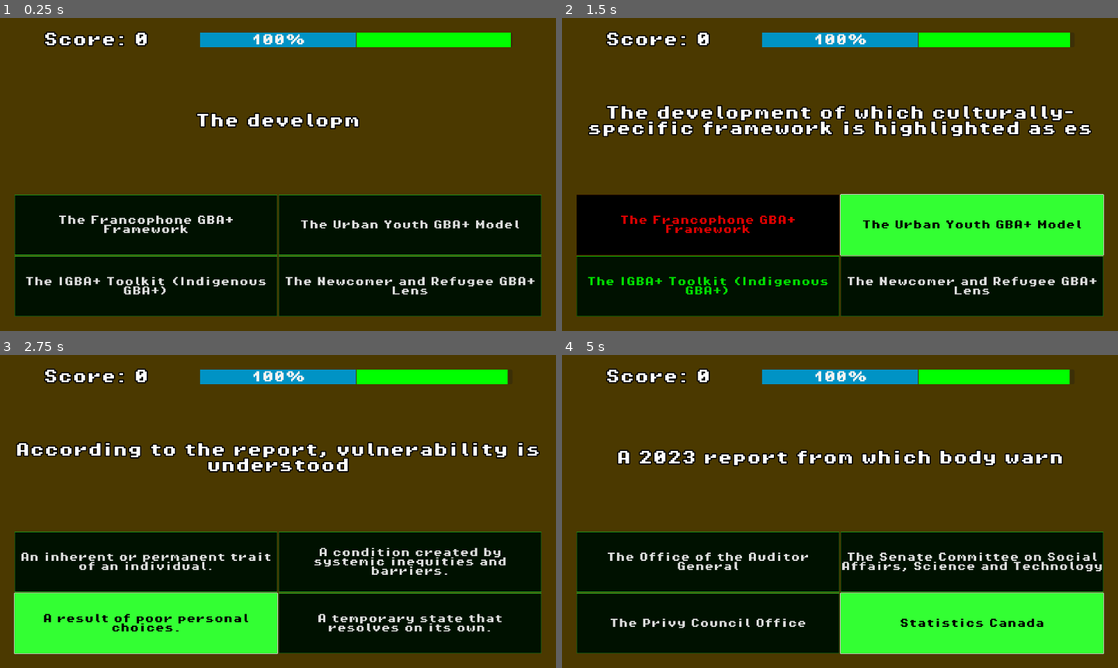
Above: before the commit, frames 1-4 (two rows, left to right).
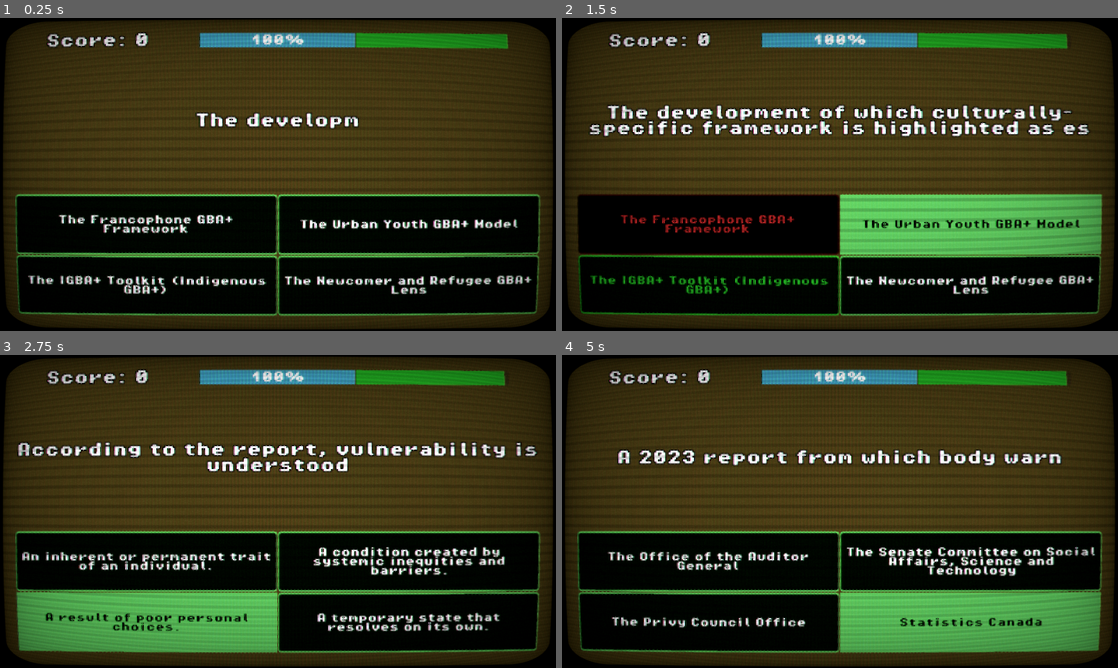
Above: after the commit, the same moments.

Repository: nzach123/multiplechoicequizgame_01a
Game: Godot game, scene res://scenes/quiz_scene.tscn
Two runs of this game, one before a commit and one after it. Both use one fixed random seed, a clock stepped at 60 frames per second and the inputs below.
Inputs:
- Up to frame 1 (0.25 s): no input
- Up to frame 2 (1.5 s): click "The Francophone GBA+ Framework" at 0.5 s; click "The Urban Youth GBA+ Model" at 1.25 s
- Up to frame 3 (2.75 s): click "The IGBA+ Toolkit (Indigenous…" at 2 s
- Up to frame 4 (5 s): click "An inherent or permanent trai…" at 2.75 s; click "A result of poor personal cho…" at 3.5 s; click "A temporary state that resolv…" at 4.25 s

The runs differ from the first frame. In frame 1, 29% of the frame differs, in the area x 0-100%, y 0-100%; in frame 2, 39%; in frame 3, 39%; in frame 4, 39%.

Commit message:
Refactor audio and UI styles in quiz scene
Replaced AudioStreamPlayer2D nodes with AudioStreamPlayer for all SFX in quiz_scene and updated references in GameSession.gd. Added a play_sound helper to support pitch randomization. Improved button and panel styles in title_theme.tres and quiz_scene.tscn, including new gradients and rounded corners for a more polished UI.

Diff:
--- a/resources/themes/title_theme.tres
+++ b/resources/themes/title_theme.tres
@@ -1,27 +1,38 @@
-[gd_resource type="Theme" load_steps=4 format=3 uid="uid://dmi3jf6jonyoq"]
+[gd_resource type="Theme" load_steps=6 format=3 uid="uid://dmi3jf6jonyoq"]
 
 [ext_resource type="FontFile" uid="uid://t86c8t2o1y50" path="res://assets/fonts/PixelOperator8-Bold.ttf" id="1_l4r5r"]
+
+[sub_resource type="StyleBoxEmpty" id="StyleBoxEmpty_l4r5r"]
 
 [sub_resource type="StyleBoxFlat" id="StyleBoxFlat_l4r5r"]
 bg_color = Color(0.2, 1, 0.2, 1)
 
 [sub_resource type="StyleBoxFlat" id="StyleBoxFlat_s5nl2"]
 bg_color = Color(0, 0.0666667, 0, 1)
-border_width_left = 2
-border_width_top = 2
-border_width_right = 2
-border_width_bottom = 2
+border_width_left = 3
+border_width_top = 5
+border_width_right = 3
+border_width_bottom = 5
 border_color = Color(0.2, 1, 0.2, 1)
-border_blend = true
+corner_radius_top_left = 10
+corner_radius_top_right = 10
+corner_radius_bottom_right = 10
+corner_radius_bottom_left = 10
+
+[sub_resource type="StyleBoxFlat" id="StyleBoxFlat_jnodi"]
+bg_color = Color(0.882736, 1, 0.871287, 1)
 
 [resource]
 Button/colors/font_hover_color = Color(0, 0, 0, 1)
 Button/colors/font_outline_color = Color(0, 0, 0, 1)
+Button/colors/font_pressed_color = Color(0, 0.822991, 0, 1)
 Button/constants/outline_size = 0
 Button/font_sizes/font_size = 32
 Button/fonts/font = ExtResource("1_l4r5r")
+Button/styles/focus = SubResource("StyleBoxEmpty_l4r5r")
 Button/styles/hover = SubResource("StyleBoxFlat_l4r5r")
 Button/styles/normal = SubResource("StyleBoxFlat_s5nl2")
+Button/styles/pressed = SubResource("StyleBoxFlat_jnodi")
 Label/colors/font_outline_color = Color(0, 0, 0, 1)
 Label/constants/outline_size = 15
 Label/font_sizes/font_size = 50
--- a/scenes/quiz_scene.tscn
+++ b/scenes/quiz_scene.tscn
@@ -6,7 +6,19 @@
 [ext_resource type="AudioStream" uid="uid://beqilmnse66io" path="res://assets/audio/Loops/Retro Mystic.ogg" id="4_ndxw5"]
 [ext_resource type="AudioStream" uid="uid://cwi8tg0tp5a6h" path="res://assets/audio/ClickSFX/click_003.ogg" id="5_ijcxg"]
 [ext_resource type="AudioStream" uid="uid://caspgfmtl7keh" path="res://assets/audio/ClickSFX/confirmation_002.ogg" id="6_jfjul"]
-[ext_resource type="AudioStream" uid="uid://d16nd2odajx1e" path="res://assets/audio/Beeps/mixkit-retro-game-emergency-alarm-1000.wav" id="7_tkpib"]
+[ext_resource type="AudioStream" uid="uid://c2unp3p60uc4n" path="res://assets/audio/ClickSFX/error_001.ogg" id="7_ijcxg"]
+
+[sub_resource type="Gradient" id="Gradient_ijcxg"]
+offsets = PackedFloat32Array(0.376471, 1)
+colors = PackedColorArray(0.441607, 0.349522, 0.237369, 1, 0.838049, 0.634743, 0.319641, 1)
+
+[sub_resource type="GradientTexture2D" id="GradientTexture2D_jfjul"]
+gradient = SubResource("Gradient_ijcxg")
+fill = 1
+fill_from = Vector2(0.5, 0.5)
+
+[sub_resource type="StyleBoxTexture" id="StyleBoxTexture_tkpib"]
+texture = SubResource("GradientTexture2D_jfjul")
 
 [sub_resource type="StyleBoxFlat" id="StyleBoxFlat_ijcxg"]
 bg_color = Color(5.29438e-06, 0.577399, 0.773026, 1)
@@ -56,6 +68,16 @@
 grow_vertical = 2
 color = Color(0.295589, 0.22334, 7.21961e-08, 1)
 
+[node name="Panel" type="Panel" parent="."]
+visible = false
+layout_mode = 1
+anchors_preset = 15
+anchor_right = 1.0
+anchor_bottom = 1.0
+grow_horizontal = 2
+grow_vertical = 2
+theme_override_styles/panel = SubResource("StyleBoxTexture_tkpib")
+
 [node name="VBoxContainer" type="VBoxContainer" parent="."]
 layout_mode = 1
 anchors_preset = 15
@@ -180,7 +202,6 @@
 text = "Correct!"
 
 [node name="CRTScreen" type="ColorRect" parent="."]
-visible = false
 material = SubResource("ShaderMaterial_ndxw5")
 layout_mode = 1
 anchors_preset = 15
@@ -192,20 +213,14 @@
 
 [node name="AudioManager" type="Node" parent="."]
 
-[node name="SFX_BackgroundMusic" type="AudioStreamPlayer2D" parent="AudioManager"]
-visible = false
+[node name="SFX_BackgroundMusic" type="AudioStreamPlayer" parent="AudioManager"]
 stream = ExtResource("4_ndxw5")
-autoplay = true
-
-[node name="SFX_Click" type="AudioStreamPlayer2D" parent="AudioManager"]
+
+[node name="SFX_Click" type="AudioStreamPlayer" parent="AudioManager"]
 stream = ExtResource("5_ijcxg")
-autoplay = true
-
-[node name="SFX_Correct" type="AudioStreamPlayer2D" parent="AudioManager"]
+
+[node name="SFX_Correct" type="AudioStreamPlayer" parent="AudioManager"]
 stream = ExtResource("6_jfjul")
-autoplay = true
-
-[node name="SFX_Alarm" type="AudioStreamPlayer2D" parent="AudioManager"]
-visible = false
-stream = ExtResource("7_tkpib")
-autoplay = true
+
+[node name="SFX_Alarm" type="AudioStreamPlayer" parent="AudioManager"]
+stream = ExtResource("7_ijcxg")
--- a/scripts/GameSession.gd
+++ b/scripts/GameSession.gd
@@ -1,9 +1,9 @@
 extends Control
 
 
-@onready var sfx_click: AudioStreamPlayer2D = $AudioManager/SFX_Click
-@onready var sfx_correct: AudioStreamPlayer2D = $AudioManager/SFX_Correct
-@onready var sfx_alarm: AudioStreamPlayer2D = $AudioManager/SFX_Alarm
+@onready var sfx_click: AudioStreamPlayer = $AudioManager/SFX_Click
+@onready var sfx_correct: AudioStreamPlayer = $AudioManager/SFX_Correct
+@onready var sfx_alarm: AudioStreamPlayer = $AudioManager/SFX_Alarm
 
 @onready var integrity_bar: ProgressBar = $VBoxContainer/MarginContainer3/HBoxContainer/IntegrityBar
 @onready var timer_bar: ProgressBar = $VBoxContainer/MarginContainer3/HBoxContainer/TimerBar
@@ -129,7 +129,7 @@
 
 func _on_button_pressed(selected_idx: int):
 	if inputs_locked: return
-	sfx_click.play()
+	play_sound(sfx_click)
 	inputs_locked = true
 	quiz_timer.stop()
 
@@ -174,7 +174,7 @@
 	feedback_label.text = "STATUS: OPTIMAL"
 	feedback_label.modulate = Color.GREEN
 	GameManager.current_score += 100
-	sfx_correct.play()
+	play_sound(sfx_correct)
 	apply_shake(5.0)
 	update_score_ui()
 	buttons[idx].modulate = Color.GREEN
@@ -183,12 +183,19 @@
 	feedback_label.text = "STATUS: FAILURE"
 	feedback_label.modulate = Color.RED
 	GameManager.current_integrity -= 20
-	sfx_alarm.play()
+	play_sound(sfx_alarm)
 	apply_shake(20.0)
 
 	if selected_idx != -1:
 		buttons[selected_idx].modulate = Color.RED
 	buttons[correct_idx].modulate = Color.GREEN
+
+func play_sound(player: AudioStreamPlayer, randomize_pitch: bool = false):
+	if randomize_pitch:
+		player.pitch_scale = rng.randf_range(0.9, 1.1)
+	else:
+		player.pitch_scale = 1.0
+	player.play()
 
 func reset_button_visuals():
 	for btn in buttons:
Not shown: 1 places in scenes/quiz_scene.tscn that only renumber resources
